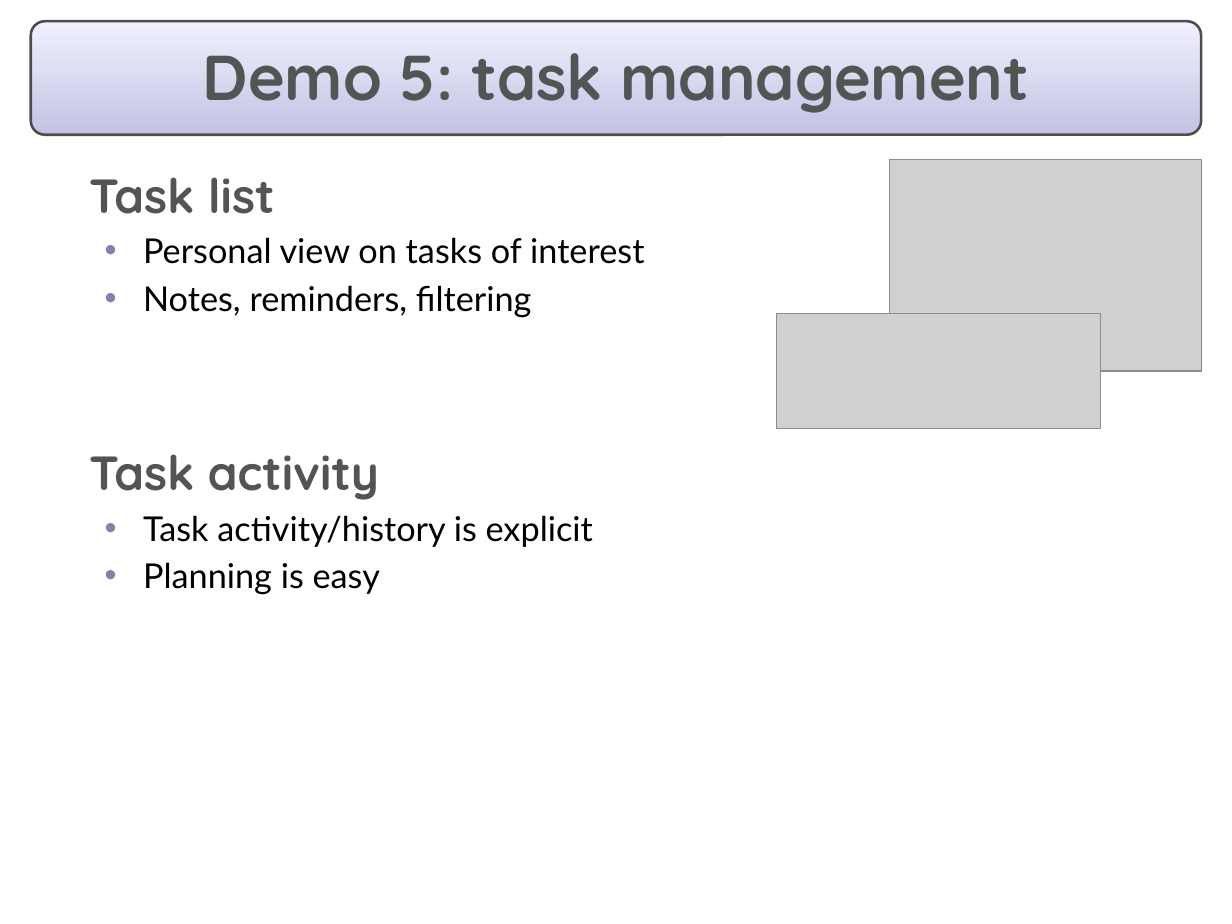
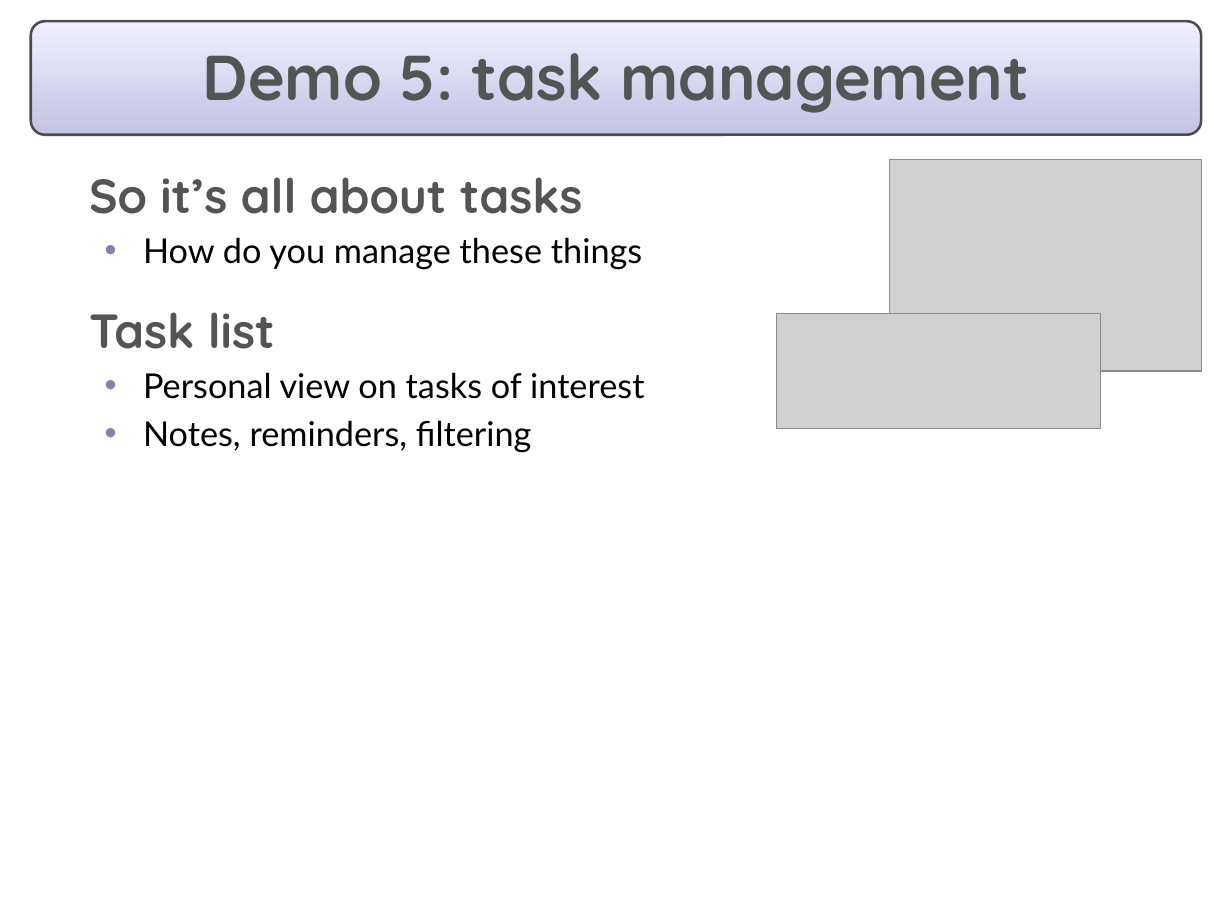
Before and after one commit to eclipse-mylyn/mylyn-website, a slide deck: slide 12 of publications/2006-03-mylar-eclipsecon-2.ppt. Drawn at 1232x924 pixels with LibreOffice and Linux fonts; fonts in the diff are those of the drawing; grey boxes stand for pictures. Boxes give left, top, right and bottom in pixels: in the first picture for what was removed or moved away, otherwise in the second. Text is boxed around its words. In the diff, an @@ line names an element or a change of style, - is before the commit and + after.

```diff
--- a/publications/2006-03-mylar-eclipsecon-2.ppt
+++ b/publications/2006-03-mylar-eclipsecon-2.ppt
@@ text at <box>89,177,642,270</box>: paragraphs added @@
+  So it’s all about tasks
+  • How do you manage these things
@@ text at <box>89,454,593,595</box>: paragraphs removed @@
-  Task activity
-  • Task activity/history is explicit
-  • Planning is easy
```
Also in this commit, not shown: 4 other slides changed, 1 slide added, 1 slide removed.
